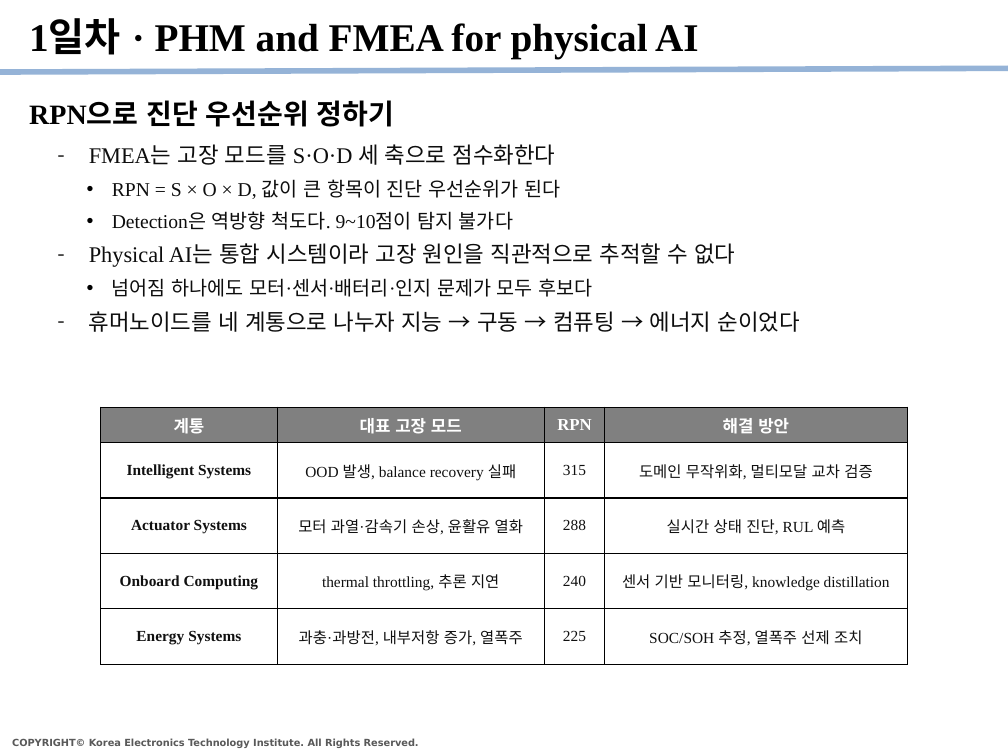
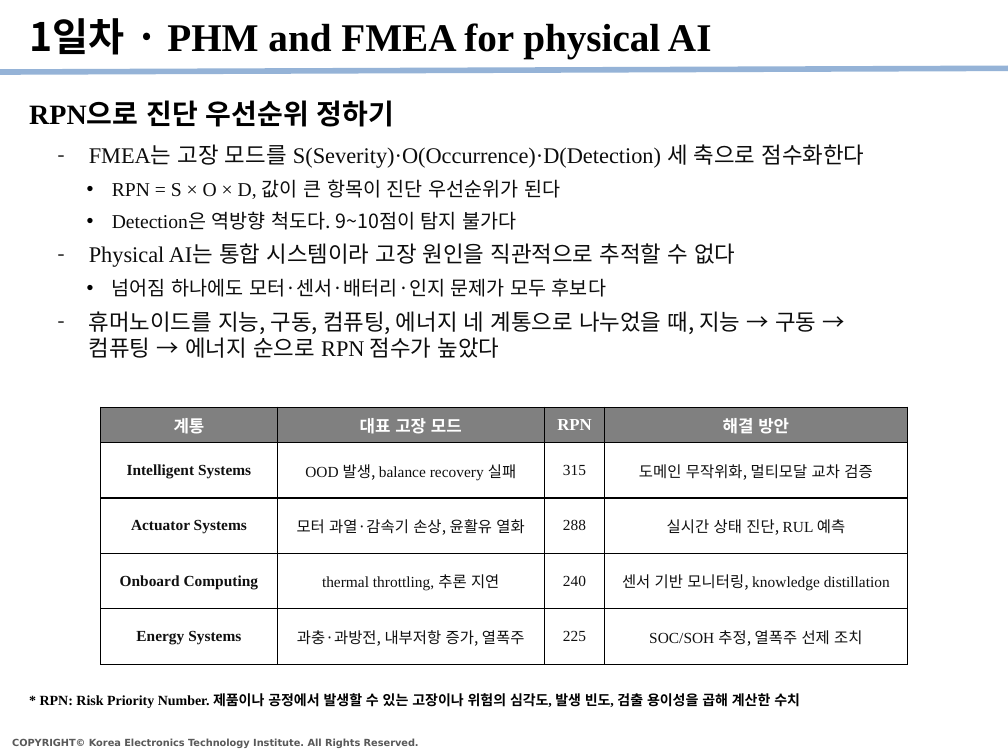
Before and after one commit to kybeen0521/PHM_Edu, a slide deck: slide 3 of Templates/PHM강좌_수강정리_v1.pptx. Drawn at 1008x756 pixels with LibreOffice and Linux fonts; fonts in the diff are those of the drawing. Boxes give left, top, right and bottom in pixels: in the first picture for what was removed or moved away, otherwise in the second. Text is boxed around its words. In the diff, an @@ line names an element or a change of style, - is before the commit and + after.

```diff
--- a/Templates/PHM강좌_수강정리_v1.pptx
+++ b/Templates/PHM강좌_수강정리_v1.pptx
@@ title "1일차 · PHM and FMEA ..." at (29,18,712,58): font Times New Roman to Noto Sans CJK KR in "1일차 ·" @@
@@ text at (89,144,865,168): text changed @@
-  – FMEA는 고장 모드를 S·O·D 세 축으로 점수화한다
+  – FMEA는 고장 모드를 S(Severity)·O(Occurrence)·D(Detection) 세 축으로 점수화한다
@@ text at (89,179,735,297): font Times New Roman to Noto Sans CJK KR in "값이 큰 항목이 진단 우선순위가 된다", "Detection은 역방향 척도다. 9~10점이 탐지 불가다", "AI는 통합 시스템이라 고장 원인을 직관적으로 추적할 ...", "넘어짐 하나에도 모터·센서·배터리·인지 문제가 모두 후보다" @@
@@ text at (89,311,816,358): text changed; font Times New Roman to Noto Sans CJK KR @@
-  – 휴머노이드를 네 계통으로 나누자 지능 → 구동 → 컴퓨팅 → 에너지 순이었다
+  – 휴머노이드를 지능, 구동, 컴퓨팅, 에너지 네 계통으로 나누었을 때, 지능 → 구동 →
+    컴퓨팅 → 에너지 순으로 RPN 점수가 높았다
@@ table at (101,407,907,664) @@
@@ font Times New Roman to Noto Sans CJK KR in "계통", "대표 고장 모드", "해결 방안", "발생, 실패" and 7 more places @@
@@ text added at (40,693,800,708), 10 pt, text #000000, bold @@
+* RPN: Risk Priority Number. 제품이나 공정에서 발생할 수 있는 고장이나 위험의 심각도, 발생 빈도, 검출 용이성을 곱해 계산한 수치
```
Also in this commit, not shown: 23 other slides changed.
